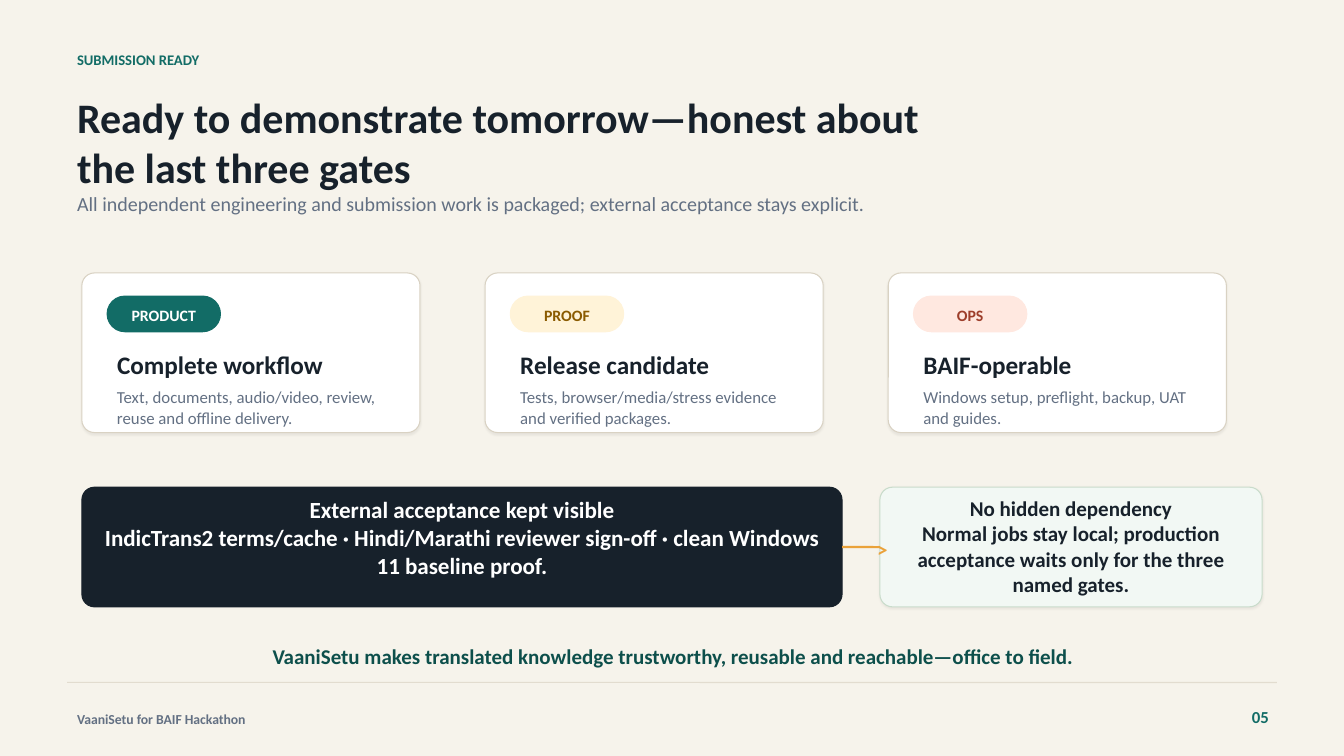
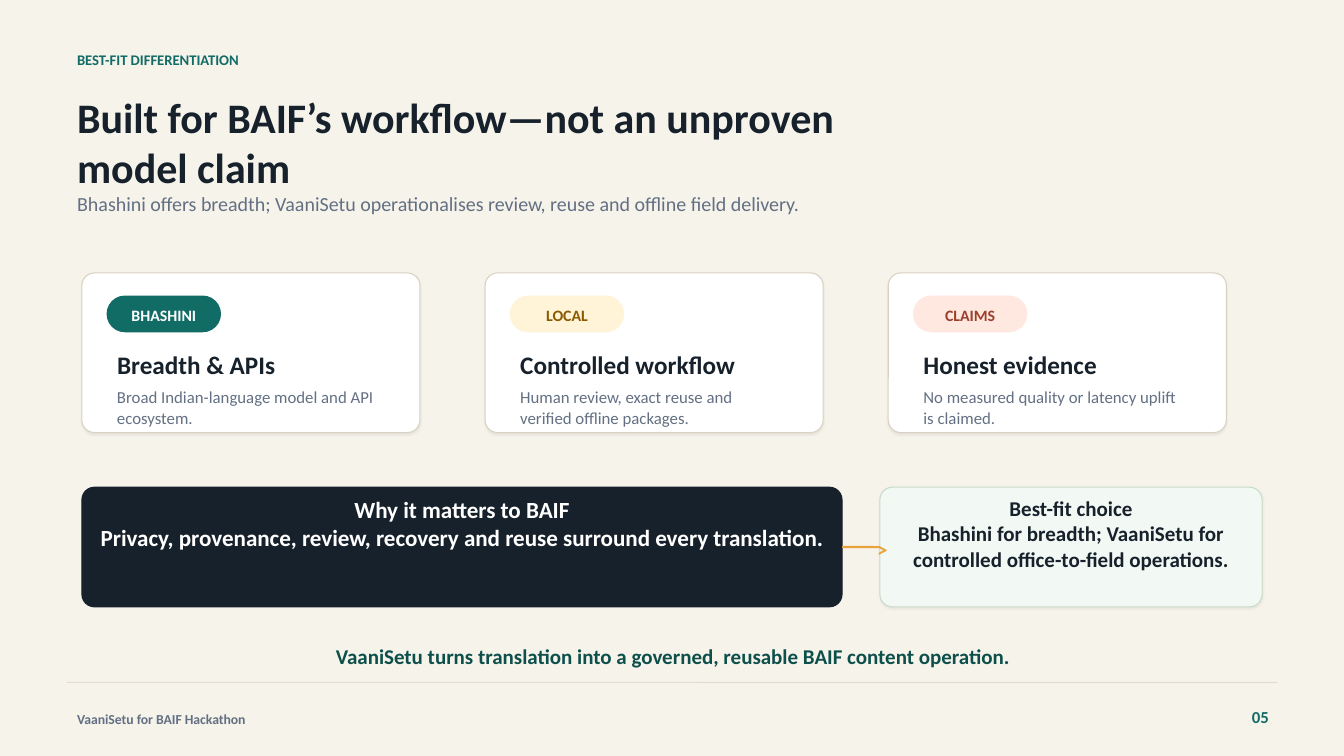
Before and after one commit to ChiragArora31/VaaniSetu, a slide deck: slide 5 of submission/VaaniSetu_Final_Hackathon_Deck.pptx. Drawn at 1344x756 pixels with LibreOffice and Linux fonts; fonts in the diff are those of the drawing. Boxes give left, top, right and bottom in pixels: in the first picture for what was removed or moved away, otherwise in the second. Text is boxed around its words. In the diff, an @@ line names an element or a change of style, - is before the commit and + after.

```diff
--- a/submission/VaaniSetu_Final_Hackathon_Deck.pptx
+++ b/submission/VaaniSetu_Final_Hackathon_Deck.pptx
@@ text at [77, 55, 239, 65]: text changed @@
-SUBMISSION READY
+BEST-FIT DIFFERENTIATION
@@ text at [77, 102, 833, 184]: text changed @@
-Ready to demonstrate tomorrow—honest about the last three gates
+Built for BAIF’s workflow—not an unproven model claim
@@ text at [77, 197, 799, 214]: text changed @@
-All independent engineering and submission work is packaged; external acceptance stays explicit.
+Bhashini offers breadth; VaaniSetu operationalises review, reuse and offline field delivery.
@@ text in rounded rectangle at [131, 310, 196, 321]: text changed @@
-PRODUCT
+BHASHINI
@@ text in rounded rectangle at [546, 310, 588, 321]: text changed @@
-PROOF
+LOCAL
@@ text in rounded rectangle at [945, 310, 995, 321]: text changed @@
-OPS
+CLAIMS
@@ text at [117, 356, 275, 374]: text changed @@
-Complete workflow
+Breadth & APIs
@@ text at [520, 356, 734, 374]: text changed @@
-Release candidate
+Controlled workflow
@@ text at [923, 356, 1097, 374]: text changed @@
-BAIF-operable
+Honest evidence
@@ text at [117, 391, 374, 427]: text changed @@
-Text, documents, audio/video, review, reuse and offline delivery.
+Broad Indian-language model and API ecosystem.
@@ text at [520, 391, 733, 427]: text changed @@
-Tests, browser/media/stress evidence and verified packages.
+Human review, exact reuse and verified offline packages.
@@ text at [923, 391, 1176, 424]: text changed @@
-Windows setup, preflight, backup, UAT and guides.
+No measured quality or latency uplift is claimed.
@@ text in rounded rectangle at [101, 501, 823, 550]: text changed @@
-External acceptance kept visible
-IndicTrans2 terms/cache · Hindi/Marathi reviewer sign-off · clean Windows 11 baseline proof.
+Why it matters to BAIF
+Privacy, provenance, review, recovery and reuse surround every translation.
@@ text in rounded rectangle at [913, 501, 1228, 571]: text changed @@
-No hidden dependency
-Normal jobs stay local; production acceptance waits only for the three named gates.
+Best-fit choice
+Bhashini for breadth; VaaniSetu for controlled office-to-field operations.
@@ text at [336, 649, 1010, 668]: text changed @@
-VaaniSetu makes translated knowledge trustworthy, reusable and reachable—office to field.
+VaaniSetu turns translation into a governed, reusable BAIF content operation.
```
Also in this commit, not shown: 14 other files.
